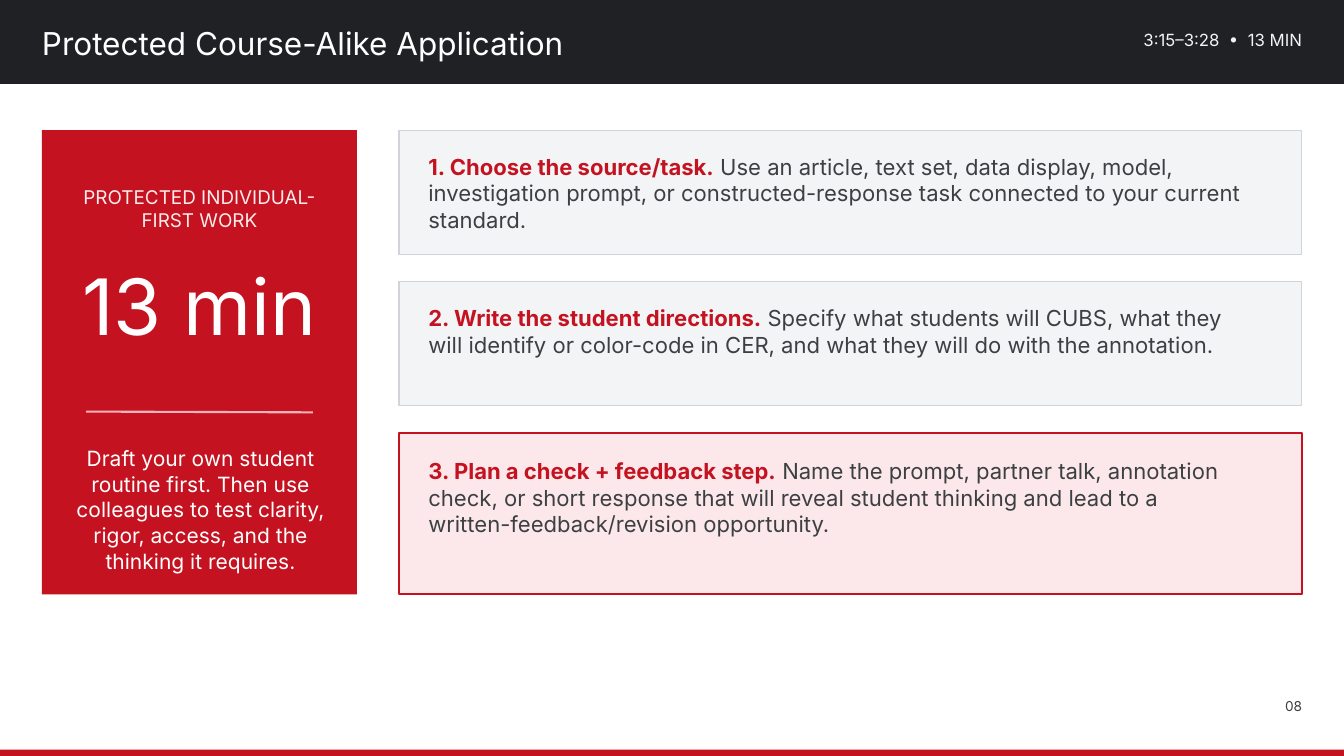
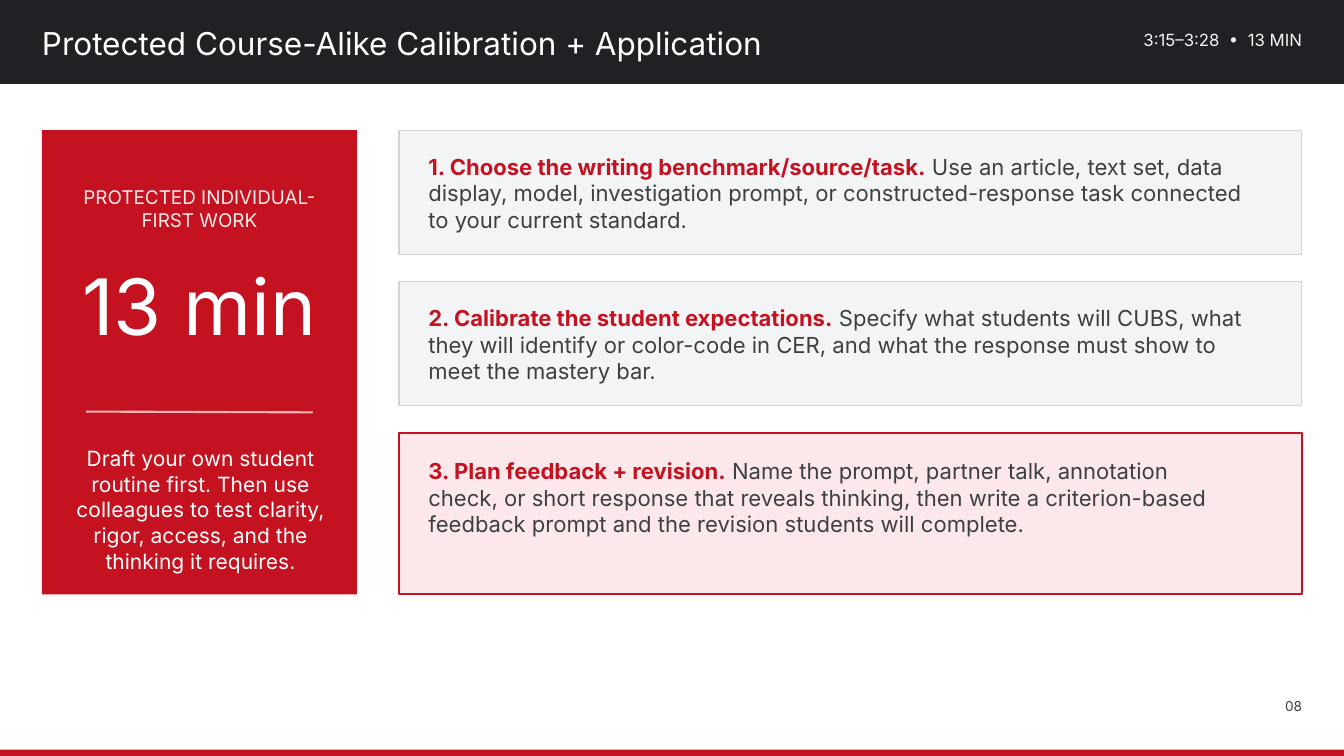
Before and after one commit to nbhs-science/nbhs-science, a slide deck: slide 8 of assets/plc/2026-10-28_Science_Department_PD_Strengthening_Science_Literacy.pptx. Drawn at 1344x756 pixels with LibreOffice and Linux fonts; fonts in the diff are those of the drawing. Boxes give left, top, right and bottom in pixels: in the first picture for what was removed or moved away, otherwise in the second. Text is boxed around its words. In the diff, an @@ line names an element or a change of style, - is before the commit and + after.

Commit message:
Update Oct. 28 PD title and materials
Uses the official title “Strengthening Science Literacy: Calibrating Writing Benchmarks, Feedback, and Revision,” with CUBS + CER as the strategy focus.

```diff
--- a/assets/plc/2026-10-28_Science_Department_PD_Strengthening_Science_Literacy.pptx
+++ b/assets/plc/2026-10-28_Science_Department_PD_Strengthening_Science_Literacy.pptx
@@ text at box(42, 31, 762, 62): text changed @@
-Protected Course-Alike Application
+Protected Course-Alike Calibration + Application
@@ text at box(428, 158, 1242, 229): text changed @@
-1. Choose the source/task. Use an article, text set, data display, model, investigation prompt, or constructed-response task connected to your current standard.
+1. Choose the writing benchmark/source/task. Use an article, text set, data display, model, investigation prompt, or constructed-response task connected to your current standard.
@@ text at box(428, 309, 1242, 384): text changed @@
-2. Write the student directions. Specify what students will CUBS, what they will identify or color-code in CER, and what they will do with the annotation.
+2. Calibrate the student expectations. Specify what students will CUBS, what they will identify or color-code in CER, and what the response must show to meet the mastery bar.
@@ text at box(428, 462, 1206, 537): text changed @@
-3. Plan a check + feedback step. Name the prompt, partner talk, annotation check, or short response that will reveal student thinking and lead to a written-feedback/revision opportunity.
+3. Plan feedback + revision. Name the prompt, partner talk, annotation check, or short response that reveals thinking, then write a criterion-based feedback prompt and the revision students will complete.
```
Also in this commit, not shown: 5 other slides changed, 1 other file.
